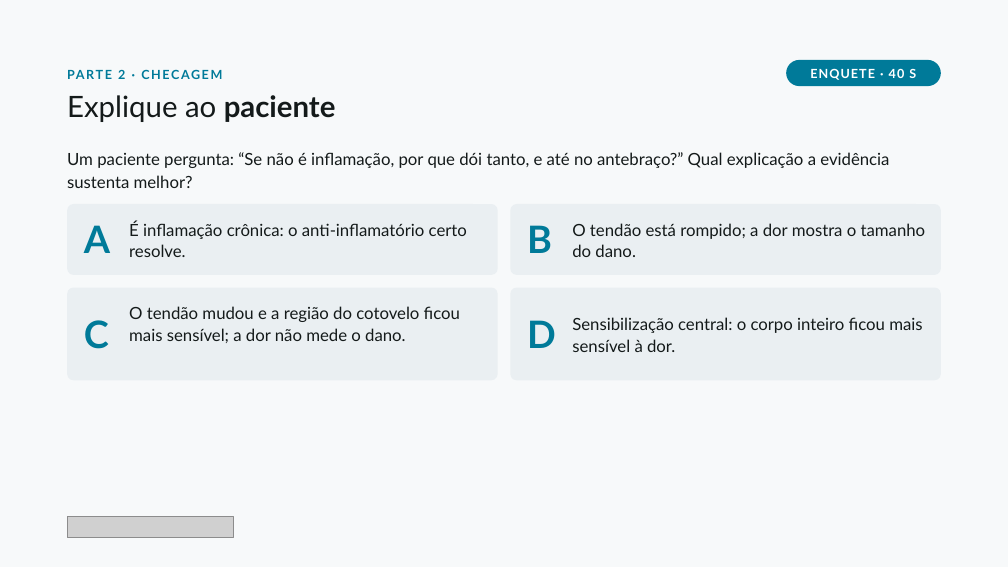
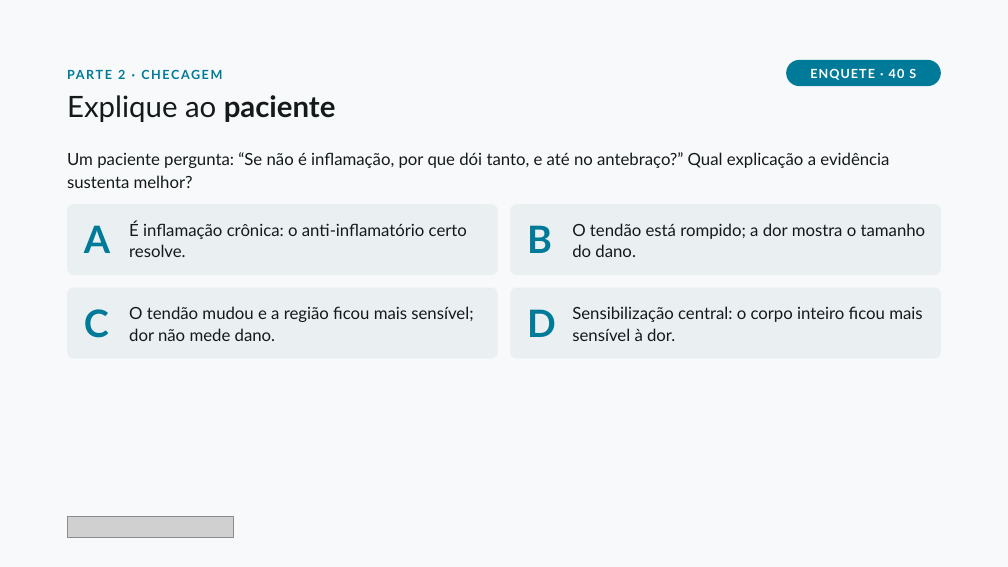
Before and after one commit to dossantosdanieel/illic, a slide deck: slide 14 of aulas/2026-11-cotovelo-lateral-1-diagnostico/04_aula/cotovelo-lateral-1-diagnostico.pptx. Drawn at 1008x567 pixels with LibreOffice and Linux fonts; fonts in the diff are those of the drawing; grey boxes stand for pictures. Boxes give left, top, right and bottom in pixels: in the first picture for what was removed or moved away, otherwise in the second. Text is boxed around its words. In the diff, an @@ line names an element or a change of style, - is before the commit and + after.

```diff
--- a/aulas/2026-11-cotovelo-lateral-1-diagnostico/04_aula/cotovelo-lateral-1-diagnostico.pptx
+++ b/aulas/2026-11-cotovelo-lateral-1-diagnostico/04_aula/cotovelo-lateral-1-diagnostico.pptx
@@ rounded rectangle: place and size @@
-rounded rectangle at [67, 287, 498, 380]
+rounded rectangle at [67, 287, 498, 358]
@@ rounded rectangle at [67, 287, 498, 358]: proportions changed @@
@@ rounded rectangle at [510, 287, 941, 358]: proportions changed @@
@@ rounded rectangle: place and size @@
-rounded rectangle at [510, 287, 941, 380]
+rounded rectangle at [510, 287, 941, 358]
@@ text at [129, 306, 473, 341]: text changed @@
-O tendão mudou e a região do cotovelo ficou mais sensível; a dor não mede o dano.
+O tendão mudou e a região ficou mais sensível; dor não mede dano.
@@ 3 texts: place and size @@
-3 texts at [84, 317, 922, 352]
+3 texts at [84, 306, 922, 341]
```
Also in this commit, not shown: 3 other slides changed, 21 other files.
